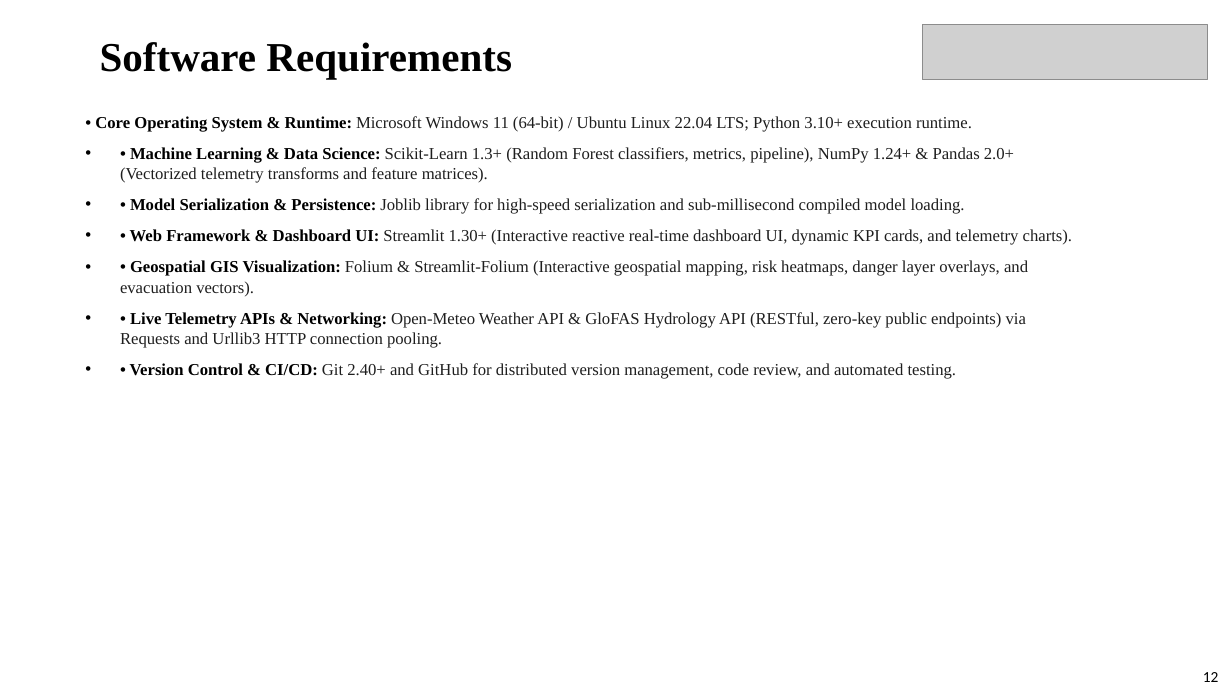
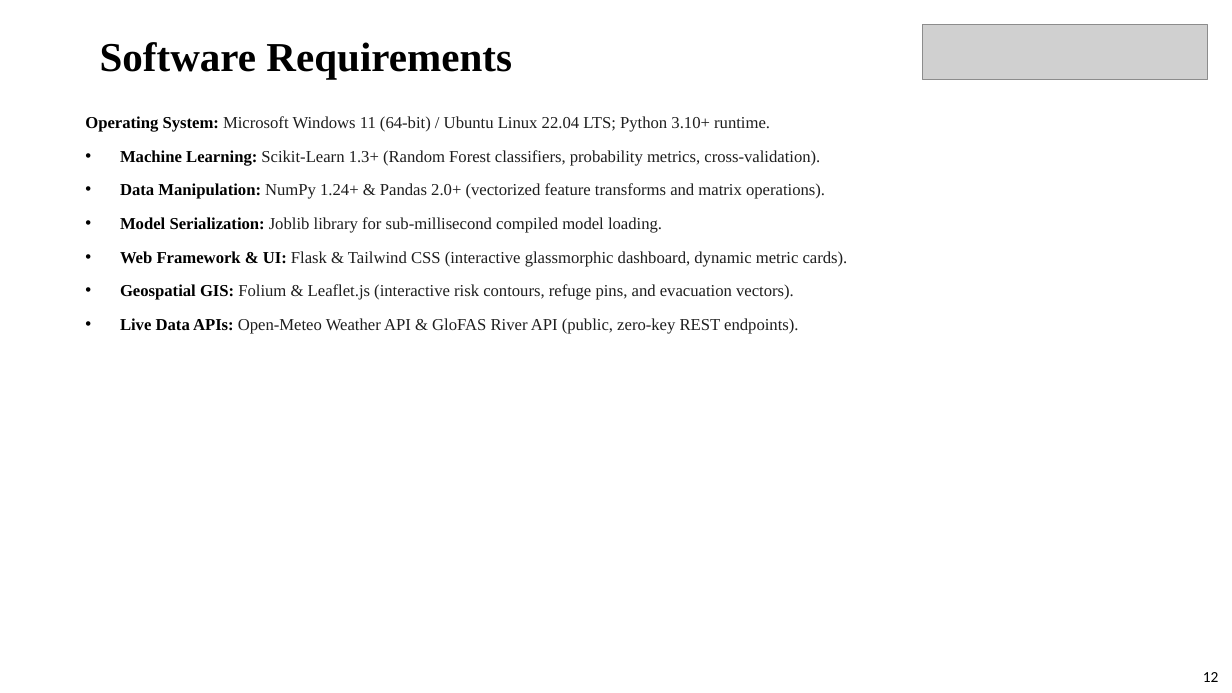
Before and after one commit to Prajwalbaligidad/floodGuard, a slide deck: slide 12 of Design_Project_Presentation_MultiAgent_AI.pptx. Drawn at 1232x693 pixels with LibreOffice and Linux fonts; fonts in the diff are those of the drawing; grey boxes stand for pictures. Boxes give left, top, right and bottom in pixels: in the first picture for what was removed or moved away, otherwise in the second. Text is boxed around its words. In the diff, an @@ line names an element or a change of style, - is before the commit and + after.

Commit message:
UI: Remove all emojis from dashboard components and remove university/project footer and header labels

```diff
--- a/Design_Project_Presentation_MultiAgent_AI.pptx
+++ b/Design_Project_Presentation_MultiAgent_AI.pptx
@@ text at bbox=[85, 116, 848, 334]: text changed @@
-• Core Operating System & Runtime: Microsoft Windows 11 (64-bit) / Ubuntu Linux 22.04 LTS; Python 3.10+ execution runtime.
-• • Machine Learning & Data Science: Scikit-Learn 1.3+ (Random Forest classifiers, metrics, pipeline), NumPy 1.24+ & Pandas 2.0+ (Vectorized telemetry transforms and feature matrices).
-• • Model Serialization & Persistence: Joblib library for high-speed serialization and sub-millisecond compiled model loading.
-• • Web Framework & Dashboard UI: Streamlit 1.30+ (Interactive reactive real-time dashboard UI, dynamic KPI cards, and telemetry charts).
-• • Geospatial GIS Visualization: Folium & Streamlit-Folium (Interactive geospatial mapping, risk heatmaps, danger layer overlays, and evacuation vectors).
-• • Live Telemetry APIs & Networking: Open-Meteo Weather API & GloFAS Hydrology API (RESTful, zero-key public endpoints) via Requests and Urllib3 HTTP connection pooling.
-• • Version Control & CI/CD: Git 2.40+ and GitHub for distributed version management, code review, and automated testing.
+Operating System: Microsoft Windows 11 (64-bit) / Ubuntu Linux 22.04 LTS; Python 3.10+ runtime.
+• Machine Learning: Scikit-Learn 1.3+ (Random Forest classifiers, probability metrics, cross-validation).
+• Data Manipulation: NumPy 1.24+ & Pandas 2.0+ (vectorized feature transforms and matrix operations).
+• Model Serialization: Joblib library for sub-millisecond compiled model loading.
+• Web Framework & UI: Flask & Tailwind CSS (interactive glassmorphic dashboard, dynamic metric cards).
+• Geospatial GIS: Folium & Leaflet.js (interactive risk contours, refuge pins, and evacuation vectors).
+• Live Data APIs: Open-Meteo Weather API & GloFAS River API (public, zero-key REST endpoints).
```
Also in this commit, not shown: 19 other slides changed, 5 other files.
